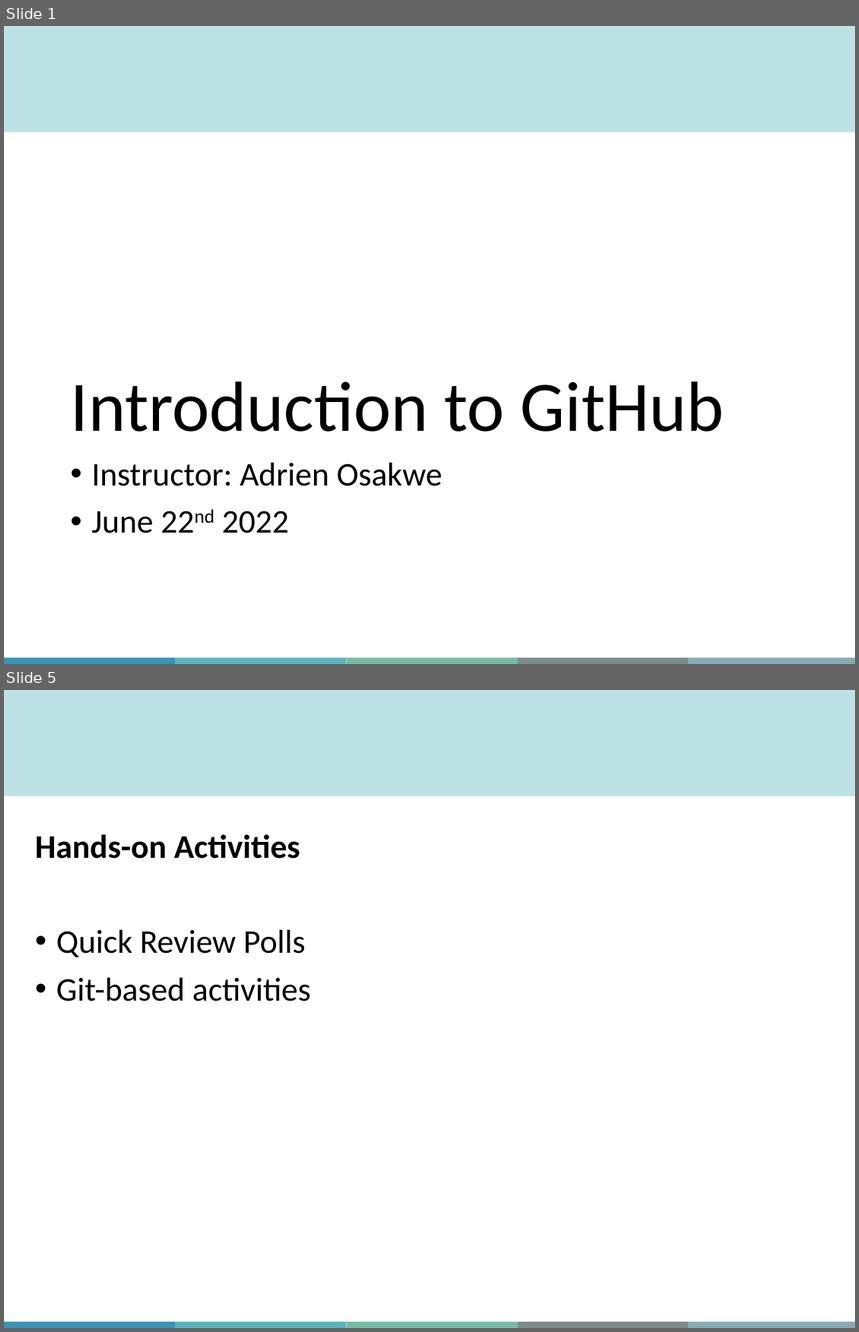
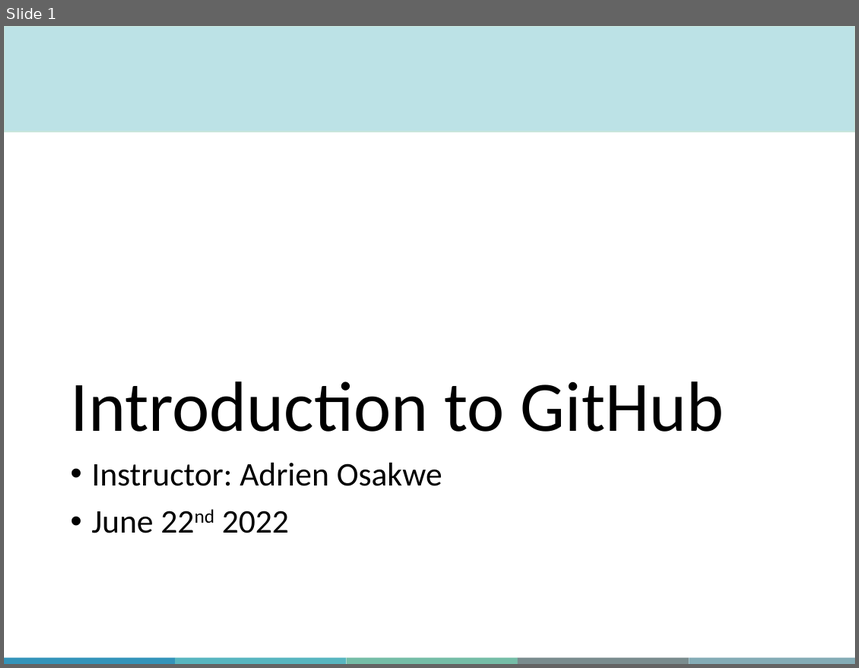
Before and after one commit to aosakwe/MiCM_IntroToGitHub, a slide deck: Slides/MiCM_GitHub_Workshop.pptx. Shown one above the other, each under a label of ours: slides 1 and 5 before the commit, slide 1 after it; the slides between them are not shown. The pictures are 859x1332 and 859x668 pixels, drawn with LibreOffice and Linux fonts; fonts in the diff are those of the drawing; background and template pictures are left out. Boxes give left, top, right and bottom in pixels: in the first picture for what was removed or moved away, otherwise in the second. Text is boxed around its words. In the diff, an @@ line names an element or a change of style, - is before the commit and + after.

```diff
--- a/Slides/MiCM_GitHub_Workshop.pptx
+++ b/Slides/MiCM_GitHub_Workshop.pptx
@@ slide 5 removed at box(4, 690, 855, 1328), background #FFFFFF; not listed: 6 template elements that a slide beside it also shows @@
@@ text removed at box(35, 834, 311, 1002) @@
-Hands-on Activities
-• Quick Review Polls
-• Git-based activities
```
Also in this commit, not shown: 3 slides changed, 6 slides added, 1 other slide removed, 2 other files.
